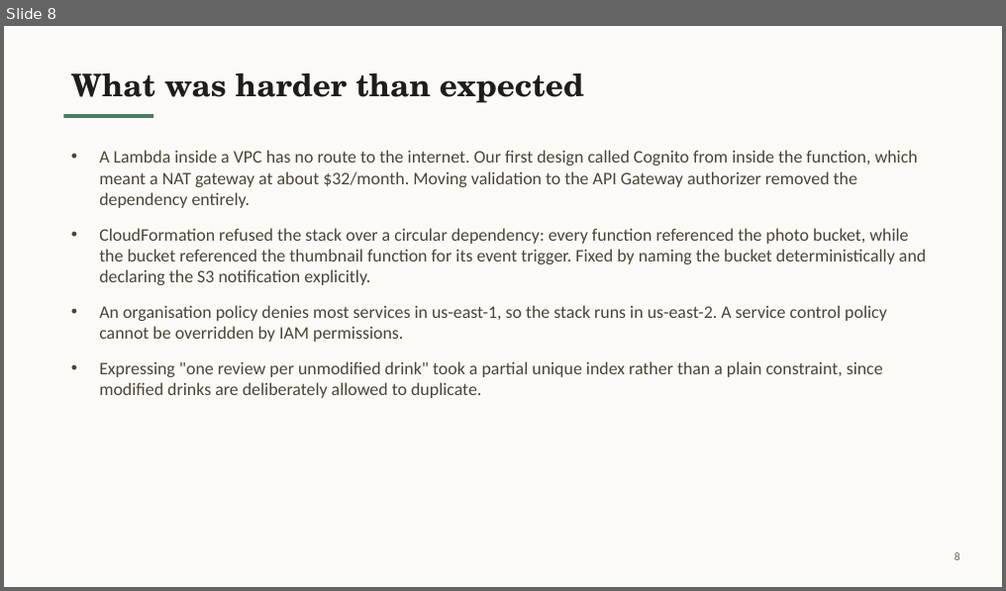
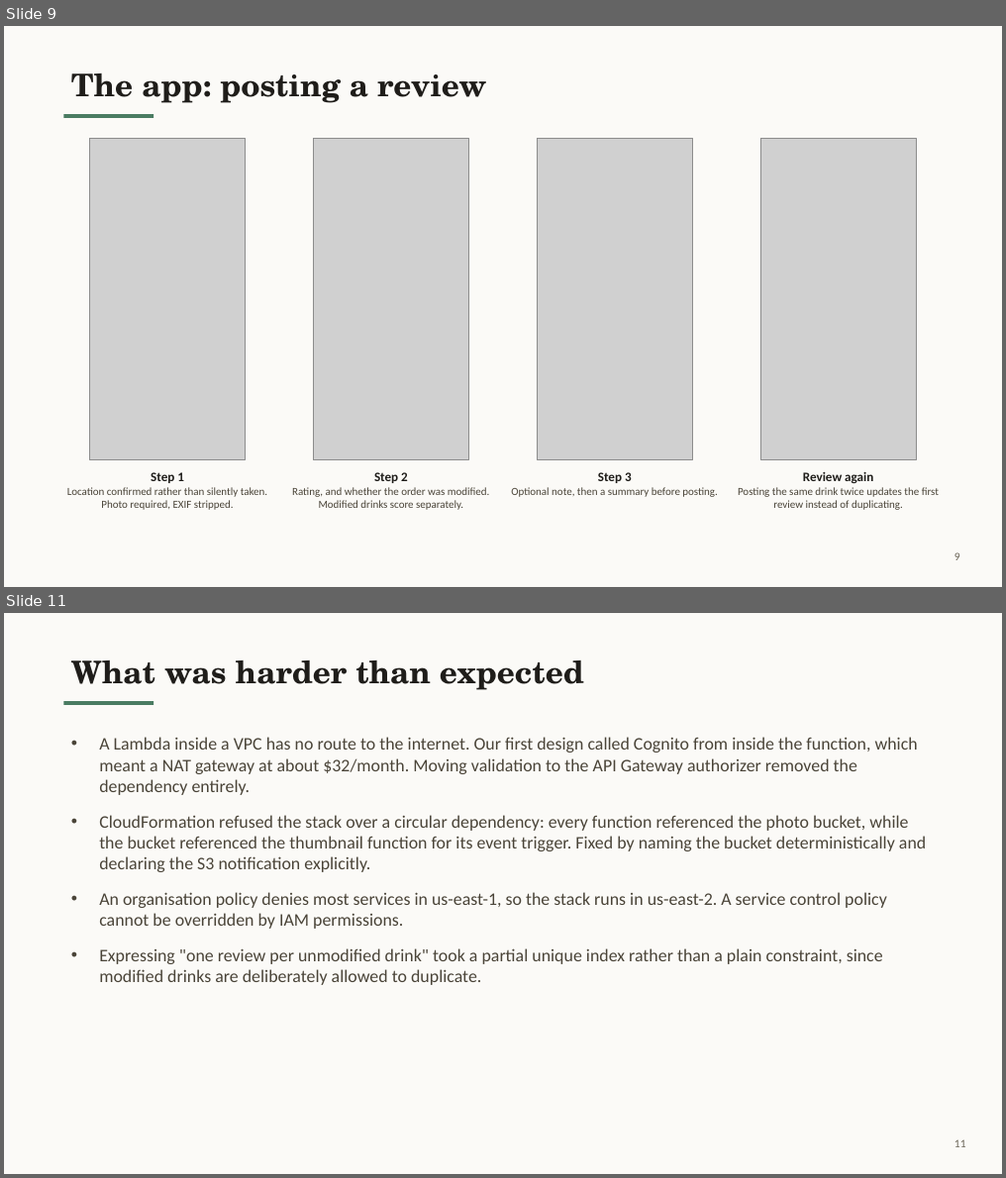
Before and after one commit to MangakingO/Sip, a slide deck: sip-repo/docs/GroupNN-Sip.pptx. Shown one above the other, each under a label of ours: slide 8 before the commit, slides 9 and 11 after it; the slides between them are not shown. The pictures are 1006x591 and 1006x1178 pixels, drawn with LibreOffice and Linux fonts; fonts in the diff are those of the drawing; grey boxes stand for pictures. Boxes give left, top, right and bottom in pixels: in the first picture for what was removed or moved away, otherwise in the second. Text is boxed around its words. In the diff, an @@ line names an element or a change of style, - is before the commit and + after.

```diff
--- a/sip-repo/docs/GroupNN-Sip.pptx
+++ b/sip-repo/docs/GroupNN-Sip.pptx
@@ slide 9 added at <box>4,26,1002,587</box>, background #FBFAF7; not listed: 1 template element that a slide beside it also shows @@
@@ title added at <box>71,74,486,103</box>, 30 pt, text #1F1D1A, bold @@
+The app: posting a review
@@ picture added at <box>89,138,245,461</box> @@
@@ picture added at <box>313,138,469,461</box> @@
@@ picture added at <box>537,138,693,461</box> @@
@@ picture added at <box>761,138,917,461</box> @@
@@ text added at <box>67,472,267,510</box>, 10.5 pt, text #4A4438 @@
+Step 1
+Location confirmed rather than silently taken. Photo required, EXIF stripped.
@@ text added at <box>292,472,490,510</box>, 10.5 pt, text #4A4438 @@
+Step 2
+Rating, and whether the order was modified. Modified drinks score separately.
@@ text added at <box>511,472,717,497</box>, 10.5 pt, text #4A4438 @@
+Step 3
+Optional note, then a summary before posting.
@@ text added at <box>738,472,939,510</box>, 10.5 pt, text #4A4438 @@
+Review again
+Posting the same drink twice updates the first review instead of duplicating.
@@ page number added at <box>954,553,960,561</box>, 11 pt, text #6B6558 @@
+9
@@ what was slide 8 is now slide 11 @@
@@ page number at <box>954,1140,966,1148</box>: text changed @@
-8
+11
```
Also in this commit, not shown: 3 other slides added, 1 slide removed, 3 other files.
